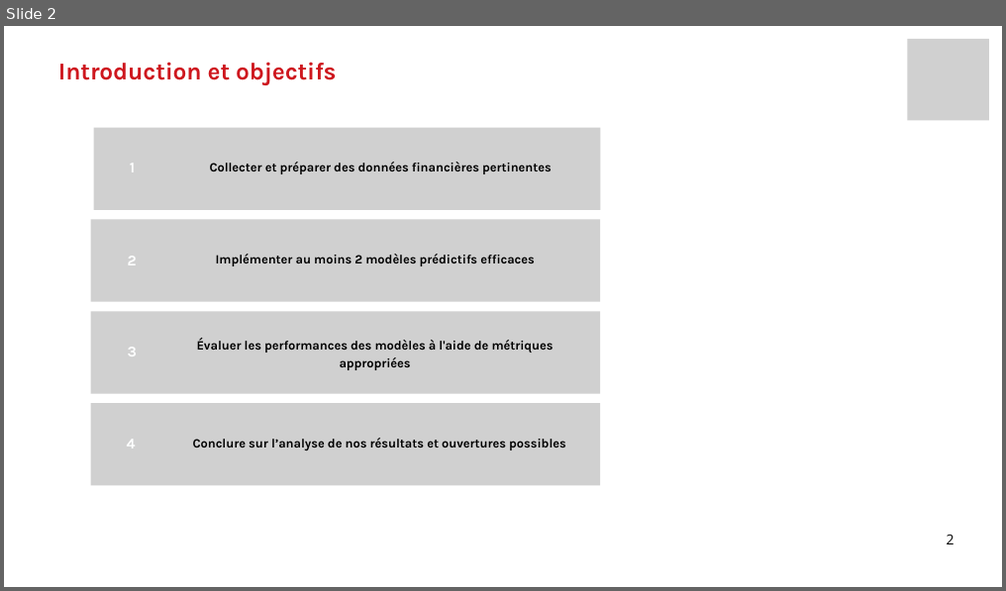
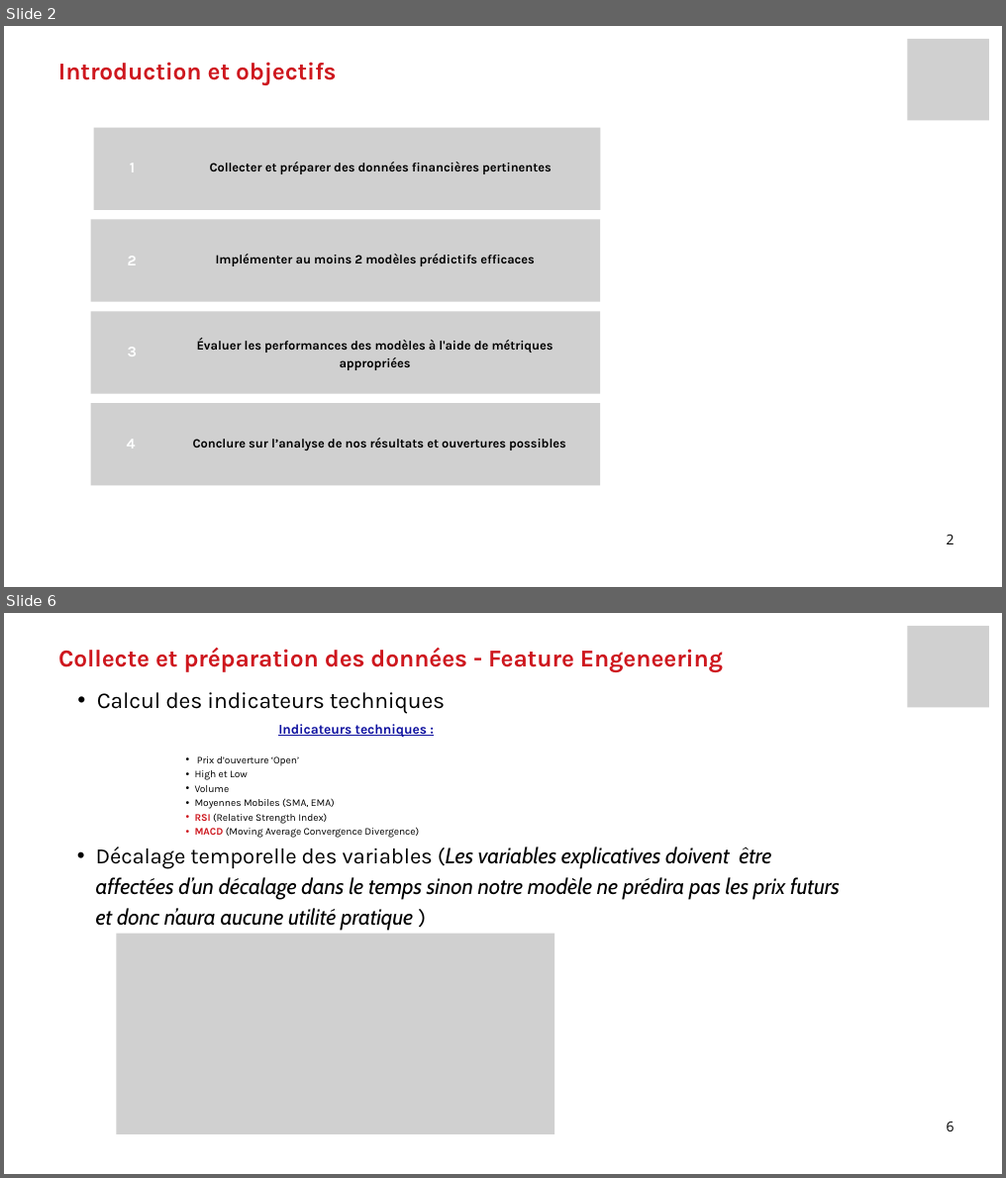
Before and after one commit to Data-project-team-ecm/TD-MID-TERM, a slide deck: TD noté Projet DATA.pptx. Shown one above the other, each under a label of ours: slide 2 before the commit, slides 2 and 6 after it; the slides between them are not shown. The pictures are 1006x591 and 1006x1178 pixels, drawn with LibreOffice and Linux fonts; fonts in the diff are those of the drawing; grey boxes stand for pictures. Boxes give left, top, right and bottom in pixels: in the first picture for what was removed or moved away, otherwise in the second. Text is boxed around its words. In the diff, an @@ line names an element or a change of style, - is before the commit and + after.

```diff
--- a/TD noté Projet DATA.pptx
+++ b/TD noté Projet DATA.pptx
@@ slide 6 added at (4, 613, 1002, 1174), background #FFFFFF @@
@@ picture added at (907, 626, 989, 708) @@
@@ text added at (58, 648, 723, 672), 35.1 pt, text #CE171E, bold @@
+Collecte et préparation des données - Feature Engeneering
@@ text added at (96, 692, 840, 931), 31.6 pt, text #000000, italic @@
+  • Calcul des indicateurs techniques
+  • Décalage temporelle des variables (Les variables explicatives doivent être affectées d’un décalage dans le temps sinon notre modèle ne prédira pas les prix futurs et donc n’aura aucune utilité pratique )
@@ text added at (195, 724, 427, 838), 14.8 pt, text #000000 @@
+Indicateurs techniques :
+  • Prix d’ouverture ‘Open’
+  • High et Low
+  • Volume
+  • Moyennes Mobiles (SMA, EMA)
+  • RSI (Relative Strength Index)
+  • MACD (Moving Average Convergence Divergence)
@@ picture added at (116, 934, 554, 1135) @@
@@ text added at (946, 1122, 954, 1132), 20 pt, text #000000 @@
+6
```
Also in this commit, not shown: 7 slides changed, 1 other slide added, 1 slide removed.
